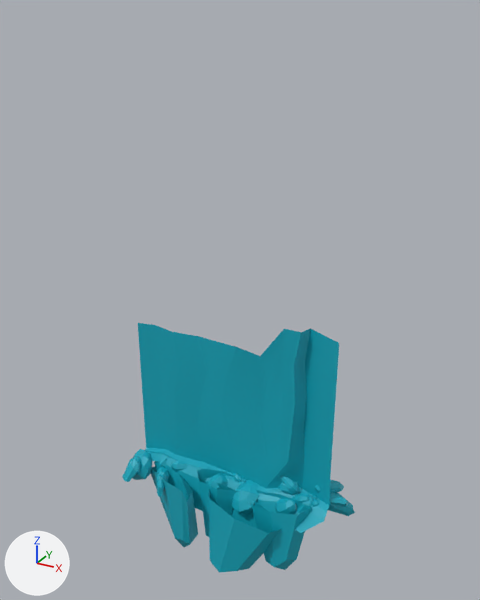
One commit to the FBX model New Unity Project/Assets/3D Assets/Roof_short_step_left.fbx: the scene before it, then after it.
One viewpoint serves both versions: a 50 mm lens placed at (0.0437, -0.0756, 0.0643), pointed at (0.0005, 0.003, 0.025). Lighting does not change. The marker at lower left points along +X, +Y and +Z. Where no turn or scale is listed for an object, it has been applied to the vertices.

Names of what the first picture shows: 'Roof_Med_Modul1'.
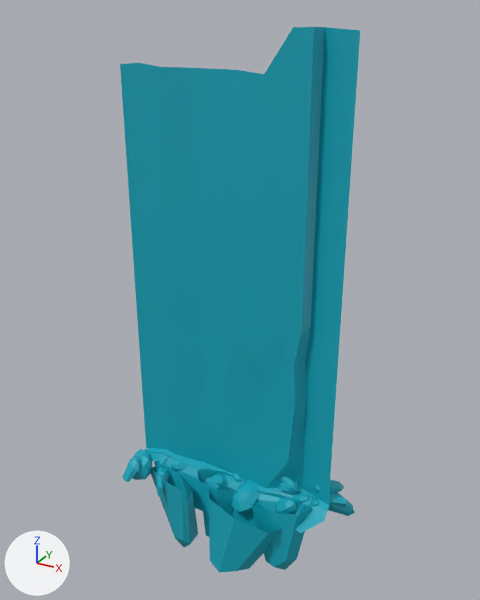
The newer file is also turned or shifted as a whole; pictures and numbers use the older file's frame.

Patch to the scene script:
```diff
--- a/New Unity Project/Assets/3D Assets/Roof_short_step_left.fbx.py
+++ b/New Unity Project/Assets/3D Assets/Roof_short_step_left.fbx.py
@@ me_mesh @@
 # used by ob_roof_med_modul1; location = (0.0, 0.0, 0.0)
-me_mesh.from_pydata(...)  # 1029 vertices, 919 faces; spans x -0.0195..0.0195, y -0.0066..0.0066, z -0.023..0.023
+me_mesh.from_pydata(...)  # 1089 vertices, 973 faces; spans x -0.0195..0.0195, y -0.0066..0.0066, z -0.023..0.0623
+# me_mesh part 1
+# 40 vertices are added at x -0.0173..0.0168, y 0.0012..0.0032, z 0.0249..0.0623
+# 8 new vertices lie (0.0, 0.0, 0.0071) away from vertices in x -0.0173..0.0168, y 0.0012..0.0032, z 0.0175..0.023
+# 7 new vertices lie (0.0, 0.0, 0.0054) away from vertices in x -0.0173..0.0117, y 0.0012..0.0032, z 0.0246..0.0301
+# 5 new vertices lie (0.0, 0.0, 0.0046) away from vertices in x -0.0141..0.0117, y 0.0013..0.0032, z 0.0303..0.0355
+# 54 new faces join them
 me_mesh.materials.append(mat_phonge1)
```

Location of each change, [x1, y1, x2, y2] in pixels of the pictures (480 x 600 px):
'Roof_Med_Modul1', reshaped (118% taller)
    before: [122, 323, 355, 572]
    after: [120, 27, 360, 572]
part 1 of me_mesh, added (cyan)
    after: [120, 27, 360, 356]
